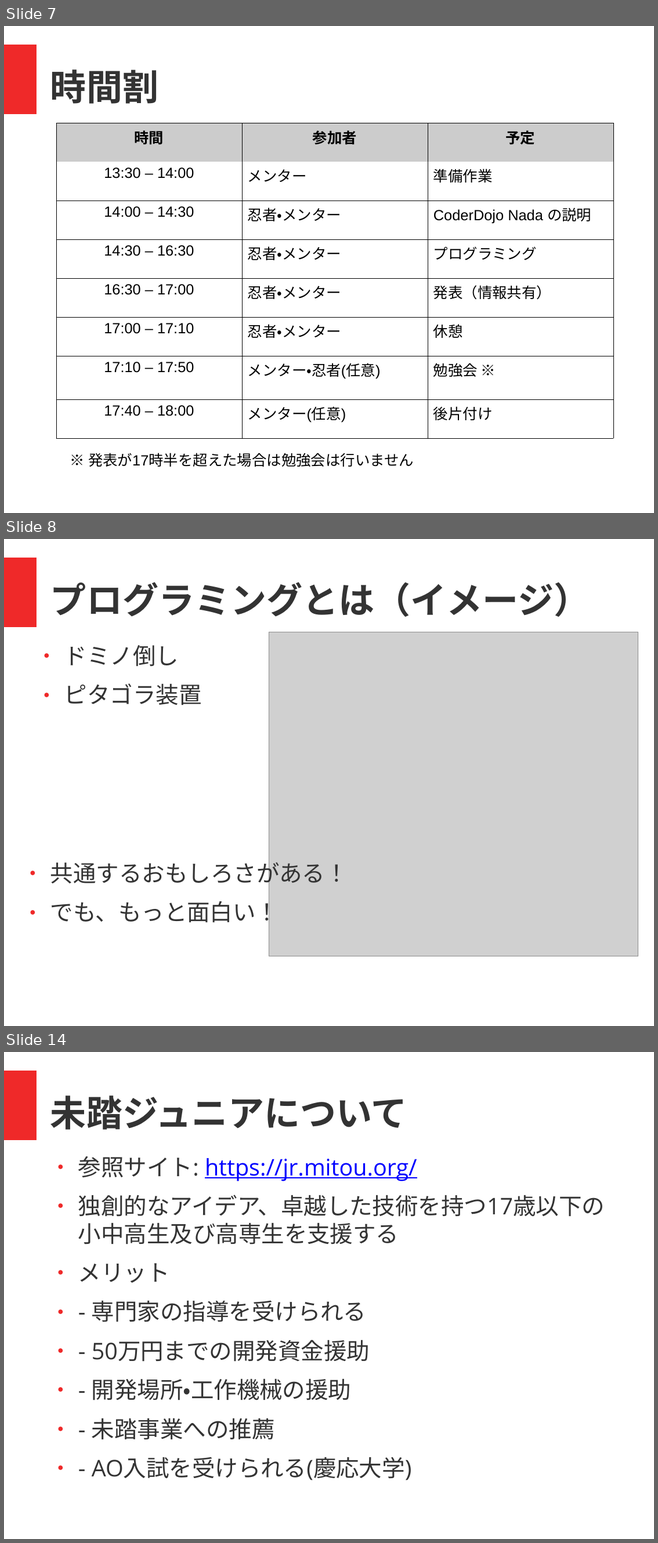
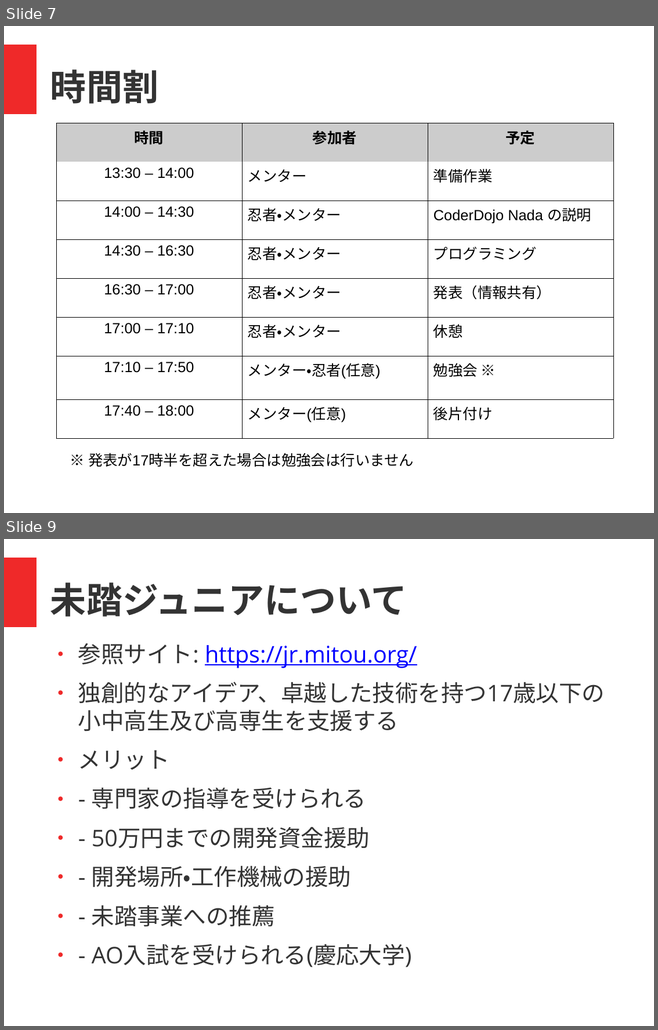
Before and after one commit to coderdojo-nada/resource, a slide deck: guide/coderdojo-nada紹介.odp. Shown one above the other, each under a label of ours: slides 7, 8 and 14 before the commit, slides 7 and 9 after it; the slides between them are not shown. The pictures are 658x1543 and 658x1030 pixels, drawn with LibreOffice and Linux fonts; fonts in the diff are those of the drawing; grey boxes stand for pictures. Boxes give left, top, right and bottom in pixels: in the first picture for what was removed or moved away, otherwise in the second. Text is boxed around its words. In the diff, an @@ line names an element or a change of style, - is before the commit and + after.

```diff
--- a/guide/coderdojo-nada紹介.odp
+++ b/guide/coderdojo-nada紹介.odp
@@ slide 8 removed at <box>4,539,654,1026</box>, background #FFFFFF; not listed: 1 template element that a slide beside it also shows @@
@@ text removed at <box>50,582,590,617</box> @@
-プログラミングとは（イメージ）
@@ picture removed at <box>269,632,639,957</box> @@
@@ text removed at <box>64,645,202,705</box> @@
-● ドミノ倒し
-● ピタゴラ装置
@@ text removed at <box>50,859,348,927</box> @@
-● 共通するおもしろさがある！
-● でも、もっと面白い！
@@ what was slide 14 is now slide 9 @@
```
Also in this commit, not shown: 3 slides changed, 4 other slides removed, 1 other file.
